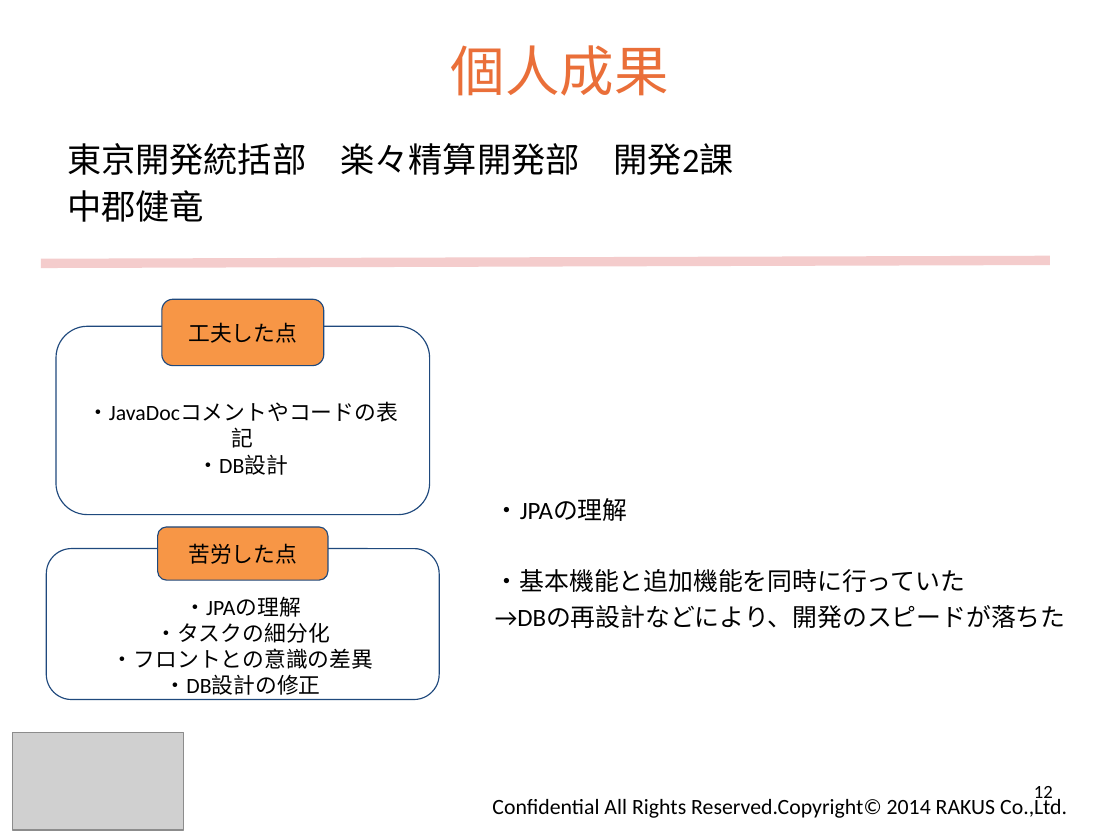
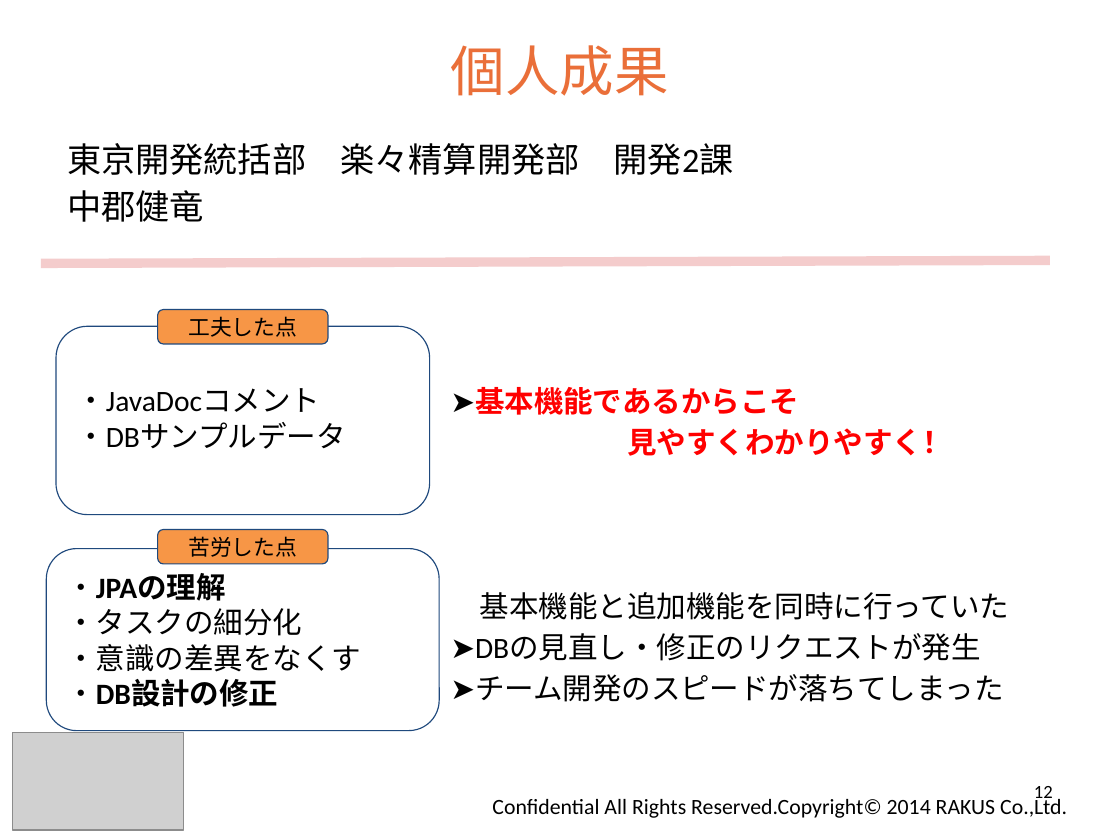
Before and after one commit to ecsite-project/ec-202404b-back, a slide deck: slide 12 of document/楽楽ペット チームB成果発表.pptx. Drawn at 1120x840 pixels with LibreOffice and Linux fonts; fonts in the diff are those of the drawing; grey boxes stand for pictures; background and template pictures are left out. Boxes give left, top, right and bottom in pixels: in the first picture for what was removed or moved away, otherwise in the second. Text is boxed around its words. In the diff, an @@ line names an element or a change of style, - is before the commit and + after.

```diff
--- a/document/楽楽ペット チームB成果発表.pptx
+++ b/document/楽楽ペット チームB成果発表.pptx
@@ rounded rectangle "工夫した点": place and size @@
-rounded rectangle "工夫した点" at (161,299,324,365)
+rounded rectangle "工夫した点" at (158,309,328,344)
@@ text in rounded rectangle at (76,388,345,449): text changed; size 14 to 19 pt @@
-・JavaDocコメントやコードの表記
-・DB設計
+・JavaDocコメント
+・DBサンプルデータ
@@ text at (450,388,1009,702): text changed; size 16 to 19 pt @@
-・JPAの理解
-・基本機能と追加機能を同時に行っていた
-→DBの再設計などにより、開発のスピードが落ちた
+➤基本機能であるからこそ
+見やすくわかりやすく！
+基本機能と追加機能を同時に行っていた
+➤DBの見直し・修正のリクエストが発生
+➤チーム開発のスピードが落ちてしまった
@@ rounded rectangle "苦労した点": place and size @@
-rounded rectangle "苦労した点" at (158,526,328,580)
+rounded rectangle "苦労した点" at (158,530,328,564)
@@ rounded rectangle "・JPAの理解": place and size @@
-rounded rectangle "・JPAの理解" at (46,549,439,700)
+rounded rectangle "・JPAの理解" at (46,549,439,731)
@@ text in rounded rectangle at (66,573,302,707): size 14 to 19 pt in "・JPAの理解", "・タスクの細分化", "・DB設計の修正"; bold on in "・JPAの理解", "・DB設計の修正"; alignment centre to left @@
@@ text in rounded rectangle at (66,644,361,672): text changed; size 14 to 19 pt @@
-・フロントとの意識の差異
+・意識の差異をなくす
```
Also in this commit, not shown: 11 other slides changed, 1 slide removed.
